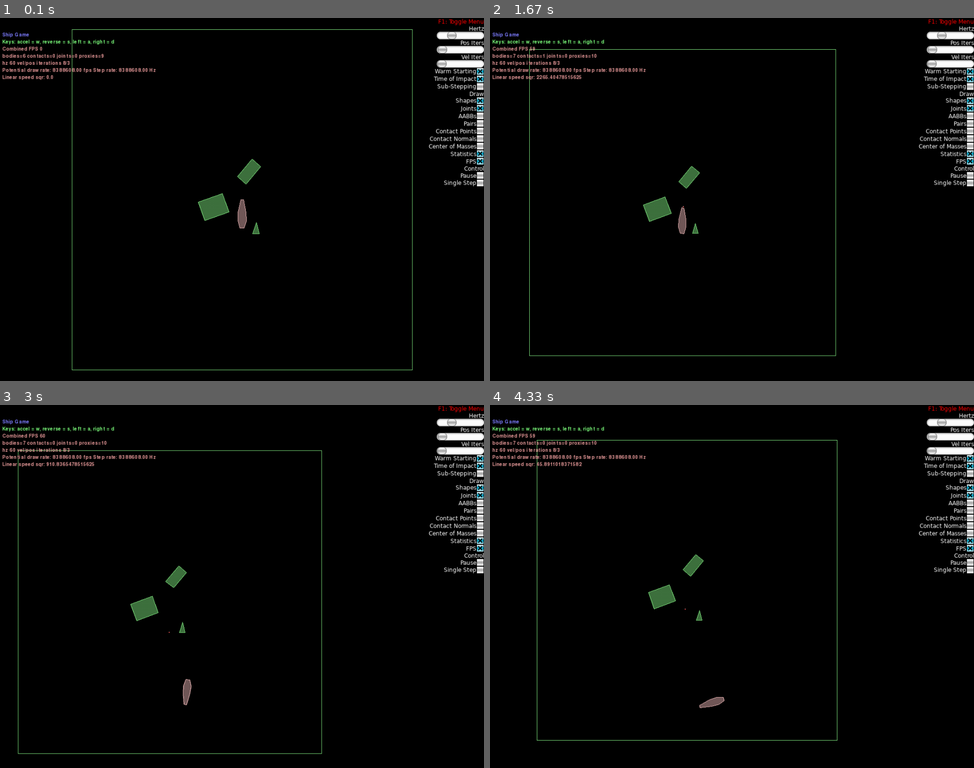
Above: before the commit, frames 1-4 (two rows, left to right).
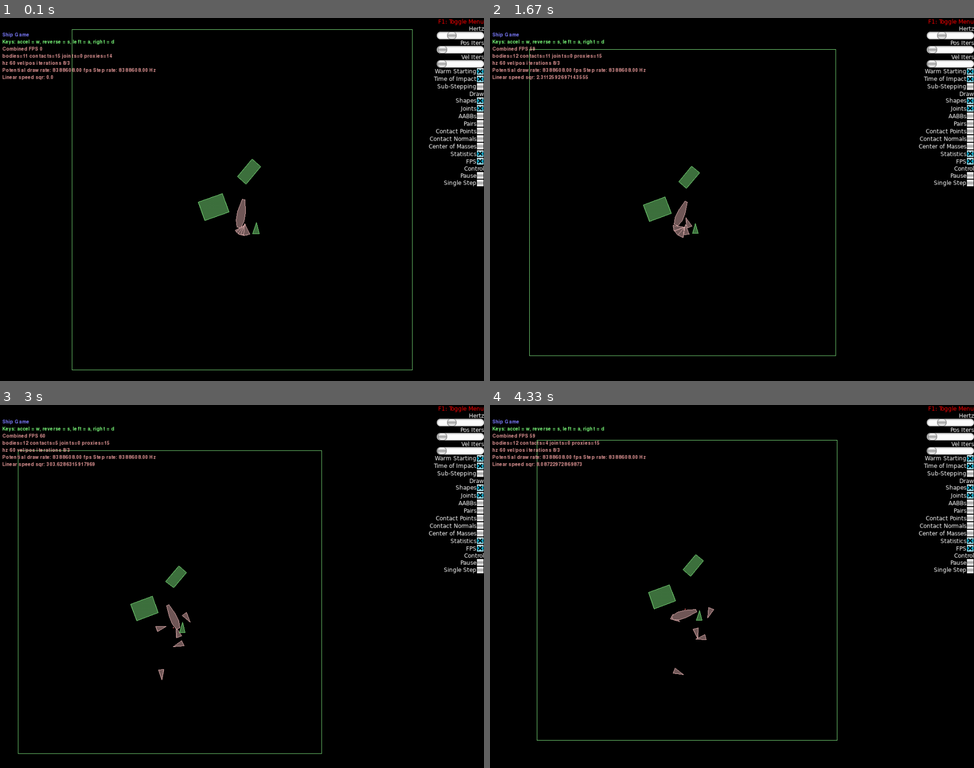
Above: after the commit, the same moments.

Repository: wg-lesta/tiny-ships
Game: pygame game, started from main.py
The game is run twice, just before and just after one commit, with the same random seed, the same clock (stepped at 60 frames per second) and the same inputs.
Inputs (mouse positions are in pixels of both pictures, inside the frame that each line leads up to):
- Up to frame 1 (0.1 s): no input
- Up to frame 2 (1.67 s): hold H 0.33-0.8 s; hold Right 0.33-0.8 s; hold H 0.88-1.35 s; hold Right 0.88-1.35 s; hold D 0.88-1.35 s; hold Right from 1.43 s (still down); hold D from 1.43 s (still down); tap Space at 1.5 s; tap X at 1.58 s
- Up to frame 3 (3 s): tap Space at 1.8, 2.38, 2.72 s; release Right at 1.9 s; release D at 1.9 s; move the mouse to (125, 590) at 1.98 s; click (125, 590) at 2.03 s; hold Up 2.32-2.62 s; hold W 2.32-2.62 s; tap Z at 2.47 s; hold Right from 2.65 s (still down); hold D from 2.65 s (still down); tap X at 2.8 s
- Up to frame 4 (4.33 s): tap Space at 3.02, 3.22, 3.52, 3.78, 4.12 s; release Right at 3.12 s; release D at 3.12 s; hold Left 3.15-3.68 s; hold A 3.15-3.68 s; hold Down 3.72-4.02 s; hold S 3.72-4.02 s; tap Z at 3.87 s; hold Left from 4.05 s (still down); hold A from 4.05 s (still down); tap X at 4.2 s

The runs differ from the first frame. In frame 1, 0.3% of the frame differs, in the area x 4-52%, y 9-61%; in frame 2, 0.4%; in frame 3, 0.5%, in the area x 4-40%, y 9-83%; in frame 4, 0.5%.

Commit message:
mvp solution

Diff:
--- a/main.py
+++ b/main.py
@@ -3,12 +3,174 @@
 
 from framework import *
 import math
+import time
 
 PlaneShape = [
 	( 2.0, -4.0),
 	( 0.0, 4.0),
 	( -2.4, -4.0),
 ]
+
+
+class Plane(object):
+	vertices = PlaneShape
+	LINEAR_ACCELERATION = 1.0
+	LINEAR_MIN_SPEED = 5.0
+	LINEAR_MAX_SPEED = 10.0
+	ANGULAR_MAX_SPEED = 0.01
+	MAX_FLIGHT_TIME = 20.0
+
+	def __init__(self, world, vertices=None, density=0.1, position=(0, 0), ship=None):
+		self.linear_speed_sqr = 0
+		if vertices is None: vertices = Plane.vertices
+		self.body = world.CreateDynamicBody(position=position)
+		self.body.CreatePolygonFixture(vertices=vertices, density=density)
+		self.body.angularDamping = 1.1
+		self.body.linearDamping = 1.1
+		# self.body.enabled = False
+		self.status = 'aboard'  # flight, crashing?
+		self.flight_time = 0.0
+		self.ship = ship
+		self.min_ship_dist = 10.0
+		self.min_landing_dist = 5
+		self.prev_plane = None
+		self.min_prev_plane_dist = 10.0
+		self.max_return_time = 30.0
+		self.last_time = time.time()
+
+	def takeoff(self, ship_dist, prev_plane, prev_plane_dist, max_return_time):
+		self.status = 'flight'
+		self.flight_time = 0.0
+		self.max_return_time = max_return_time
+		self.last_time = time.time()
+		self.prev_plane = prev_plane
+		self.min_ship_dist = ship_dist
+		self.min_prev_plane_dist = prev_plane_dist
+		print('Takeoff')
+
+	def landing(self):
+		self.status = 'aboard'
+		self.prev_plane = None
+		print('Landing')
+
+	def return_to_ship(self):
+		ship_position = self.ship.body.worldCenter
+		ship_linear_velocity = self.ship.body.linearVelocity
+		plane_position = self.body.worldCenter
+		print(f'SHIP POSITION: {ship_position}, PLANE POSITION: {plane_position}')
+		plane_linear_velocity = self.body.linearVelocity
+		future_ship_position = ship_position
+		future_ship_direction = future_ship_position - plane_position
+		ship_distance = future_ship_direction.Normalize()
+		print(f'SHIP DISTANCE: {ship_distance}')
+		if ship_distance < self.min_landing_dist:
+			self.landing()
+		forward_direction = self.body.GetWorldVector((0, 1))  # Normalized by default
+		mass = self.body.mass
+		print(f'MASS: {mass}')
+		if plane_linear_velocity.length < self.LINEAR_MIN_SPEED:  # Initial
+			impulse = mass * self.LINEAR_MIN_SPEED * forward_direction
+			self.body.ApplyLinearImpulse(impulse, self.body.worldCenter, True)
+		elif plane_linear_velocity.length < self.LINEAR_MAX_SPEED:
+			force = mass * self.LINEAR_ACCELERATION * forward_direction
+			self.body.ApplyForceToCenter(force, True)
+		else:  # Don't apply force if velocity > LINEAR_MAX_SPEED
+			pass
+		dot = forward_direction.dot(future_ship_direction)
+		cross = forward_direction.cross(future_ship_direction)
+		print(f'DOT: {dot}, CROSS: {cross}')
+		if cross > 0:
+			angular_speed = self.ANGULAR_MAX_SPEED * 0.5 * (1 - dot)
+		else:
+			angular_speed = -self.ANGULAR_MAX_SPEED * 0.5 * (1 - dot)
+		print(f'ANGULAR SPEED: {angular_speed}')
+		linear_speed_sqr = self.body.linearVelocity.lengthSquared
+		angular_impulse = mass * linear_speed_sqr * angular_speed
+		print(f'ANGULAR IMPULSE: {angular_impulse}')
+		self.body.ApplyAngularImpulse(angular_impulse, True)
+
+	def scout(self):
+		ship_position = self.ship.body.worldCenter
+		ship_linear_velocity = self.ship.body.linearVelocity
+		plane_position = self.body.worldCenter
+		plane_linear_velocity = self.body.linearVelocity
+		forward_direction = self.body.GetWorldVector((0, 1))  # Normalized by default
+		mass = self.body.mass
+		print(f'LINEAR VELOCITY: {plane_linear_velocity.length}')
+		print(f'MASS: {mass}')
+		if plane_linear_velocity.length < self.LINEAR_MIN_SPEED:  # Initial
+			impulse = mass * self.LINEAR_MIN_SPEED * forward_direction
+			self.body.ApplyLinearImpulse(impulse, self.body.worldCenter, True)
+		elif plane_linear_velocity.length < self.LINEAR_MAX_SPEED:
+			force = mass * self.LINEAR_ACCELERATION * forward_direction
+			self.body.ApplyForceToCenter(force, True)
+		else:  # Don't apply force if velocity > LINEAR_MAX_SPEED
+			pass
+		future_ship_position = ship_position
+		future_ship_direction = future_ship_position - plane_position
+		ship_distance = future_ship_direction.Normalize()
+		print(f'SHIP DISTANCE: {ship_distance}')
+		dot = forward_direction.dot(future_ship_direction)
+		cross = forward_direction.cross(future_ship_direction)
+		print(f'DOT: {dot}, CROSS: {cross}')
+		if cross > 0:
+			angular_speed = self.ANGULAR_MAX_SPEED * 0.5 * (1 - dot)
+		else:
+			angular_speed = -self.ANGULAR_MAX_SPEED * 0.5 * (1 - dot)
+		if ship_distance < self.min_ship_dist:
+			angular_speed = -angular_speed
+		print(f'ANGULAR SPEED: {angular_speed}')
+		linear_speed_sqr = self.body.linearVelocity.lengthSquared
+		angular_impulse = mass * linear_speed_sqr * angular_speed
+		print(f'ANGULAR IMPULSE: {angular_impulse}')
+		# Previous plane
+		if self.prev_plane is not None:
+			prev_plane_position = self.prev_plane.body.position
+			prev_plane_linear_velocity = self.prev_plane.body.linearVelocity
+			prev_plane_linear_position = prev_plane_position
+			future_plane_direction = prev_plane_linear_position - plane_position
+			prev_plane_distance = future_plane_direction.Normalize()
+			print(f'SHIP DISTANCE: {prev_plane_distance}')
+			dot = forward_direction.dot(future_plane_direction)
+			cross = forward_direction.cross(future_plane_direction)
+			print(f'DOT: {dot}, CROSS: {cross}')
+			if cross > 0:
+				angular_speed = self.ANGULAR_MAX_SPEED * 0.5 * (1 - dot)
+			else:
+				angular_speed = -self.ANGULAR_MAX_SPEED * 0.5 * (1 - dot)
+			if prev_plane_distance < self.min_prev_plane_dist:
+				angular_speed = -angular_speed
+			print(f'ANGULAR SPEED: {angular_speed}')
+			linear_speed_sqr = self.body.linearVelocity.lengthSquared
+			angular_impulse = mass * linear_speed_sqr * angular_speed
+			print(f'ANGULAR IMPULSE: {angular_impulse}')
+			self.body.ApplyAngularImpulse(angular_impulse, True)
+
+	def update(self, keys):
+		if self.status == 'aboard':
+			# TODO implement
+			# self.body.position = self.ship.body.position
+			pass
+		elif self.status == 'flight':
+			cur_time = time.time()
+			delta_time = cur_time - self.last_time
+			self.flight_time += delta_time
+			self.last_time = cur_time
+			max_time = min(self.MAX_FLIGHT_TIME, self.max_return_time)
+			time_left = max_time - self.flight_time
+			# if self.flight_time > self.MAX_FLIGHT_TIME:
+			# 	print('Oops...')
+			ship_position = self.ship.body.position
+			ship_distance = ship_position.Normalize()
+			ship_time = ship_distance / self.LINEAR_MIN_SPEED
+			print(f'FLIGHT TIME: {self.flight_time}, SHIP TIME: {ship_time}, TIME LEFT: {time_left}')
+			if time_left > ship_time:
+				self.scout()
+			else:
+				self.return_to_ship()
+		else:
+			raise NotImplementedError(self.status)
+
 
 class Ship(object):
 	vertices = [( 1.5, 0.0),
@@ -26,7 +188,7 @@
 	ANGULAR_MAX_IMPULSE = 1.5
 
 
-	def __init__(self, world, vertices=None, density=0.1, position=(0, 0)):
+	def __init__(self, world, vertices=None, density=0.1, position=(0, 0), planes=None):
 
 		self.linear_speed_sqr = 0
 
@@ -37,6 +199,11 @@
 		self.body.angularDamping = 1.1
 		self.body.linearDamping = 1.1
 
+		self.planes = [] if planes is None else planes
+		self.last_plane = None
+		self.plane_key_down = False
+		self.plane_key_up = False
+
 	def update_linear(self, throttle):
 		direction = self.body.GetWorldVector((0, 1))
 		self.body.ApplyForceToCenter(self.LINEAR_SPEED * throttle * direction, True)
@@ -59,6 +226,34 @@
 		if 'right' in keys: turn -= 1
 		self.update_angular(turn)
 
+		if 'plane' in keys:  # down
+			self.plane_key_down = True
+			self.plane_key_up = False
+		else:  # 'plane' not in keys:
+			if self.plane_key_down:  # down -> up
+				self.plane_key_up = True
+				self.plane_key_down = False
+			else:  # nothing
+				self.plane_key_up = False
+				self.plane_key_down = False
+		if self.plane_key_up:
+			new_plane_i = -1
+			for i, p in enumerate(self.planes):
+				if self.planes[i].status == 'aboard':
+					p.takeoff(
+						prev_plane=self.last_plane,
+						prev_plane_dist=50.0,
+						ship_dist=50.0,
+						max_return_time=30.0)
+					new_plane_i = i
+					self.last_plane = p
+					break
+			if new_plane_i >= 0:
+				print(f'Plane {new_plane_i + 1} is taking off')
+			else:
+				print(f'No planes available at the moment!')
+
+
 class ShipGame (Framework):
 	name="Ship Game"
 	description="Keys: accel = w, reverse = s, left = a, right = d"
@@ -68,7 +263,8 @@
 
 		# Top-down -- no gravity in the screen plane
 		self.world.gravity = (0, 0)
-		self.key_map = {Keys.K_w: 'up', Keys.K_s: 'down', Keys.K_a: 'left', Keys.K_d: 'right', }
+		self.key_map = {Keys.K_w: 'up', Keys.K_s: 'down', Keys.K_a: 'left',
+						Keys.K_d: 'right', Keys.K_h: 'plane'}
 
 		# Keep track of the pressed keys
 		self.pressed_keys = set()
@@ -94,6 +290,11 @@
 		plane_test = self.world.CreateStaticBody(position=(10,0))
 		fixture = plane_test.CreatePolygonFixture(vertices=PlaneShape)
 
+		# Planes
+		num_planes = 5
+		self.planes = [Plane(self.world, ship=self.car) for _ in range(num_planes)]
+		self.car.planes = self.planes
+
 
 	def Keyboard(self, key):
 		key_map = self.key_map
@@ -111,6 +312,8 @@
 
 	def Step(self, settings):
 		self.car.update(self.pressed_keys)
+		for p in self.planes:
+			p.update(self.pressed_keys)
 		super(ShipGame, self).Step(settings)
 		self.Print('Linear speed sqr: %s' % self.car.linear_speed_sqr)
 
